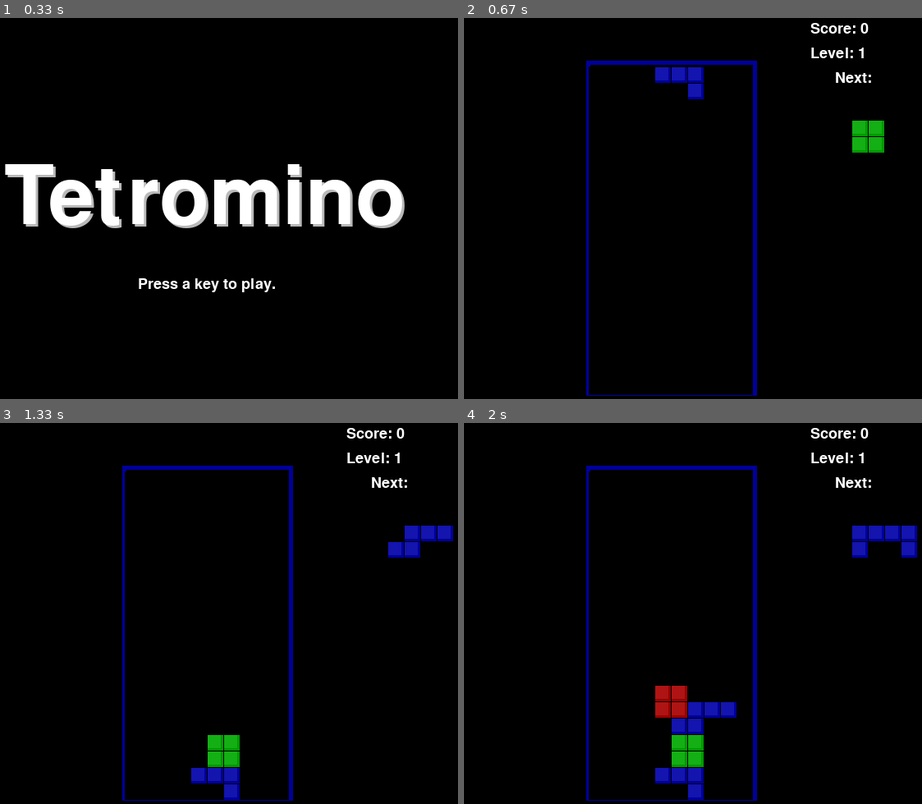
Above: before the commit, frames 1-4 (two rows, left to right).
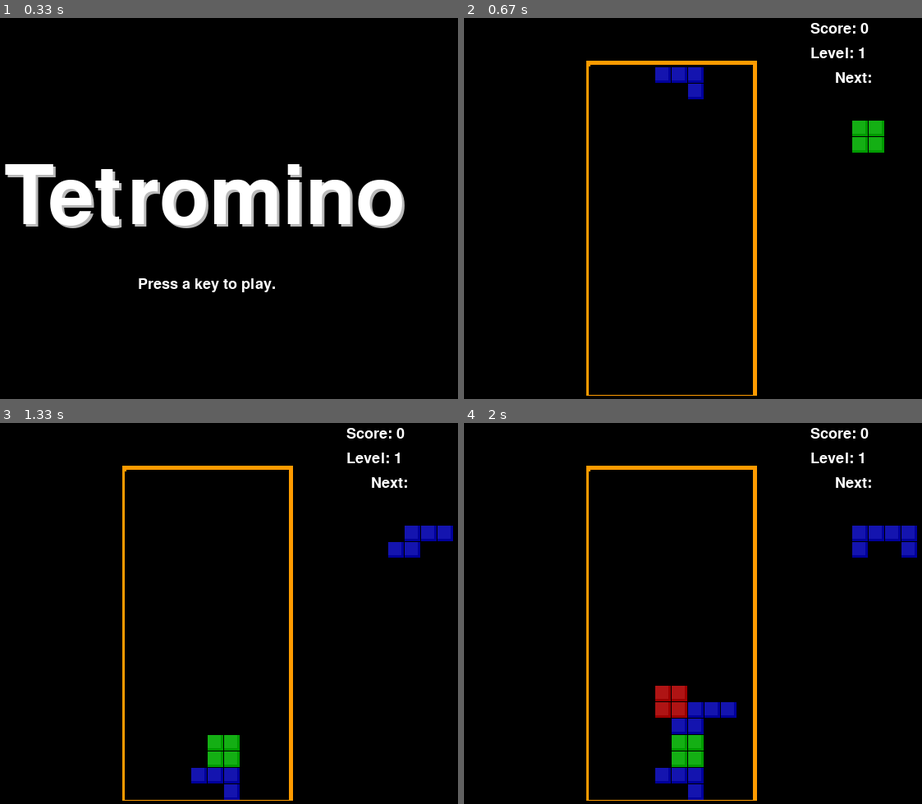
Above: after the commit, the same moments.

Repository: chesskomame/pygame
Game: pygame game, started from tetrominSHo.py
Same seed, same stepped clock (60 frames per second), same inputs: the game is played once before the commit and once after it.
Inputs:
- Up to frame 1 (0.33 s): no input
- Up to frame 2 (0.67 s): tap Enter at 0.33 s
- Up to frame 3 (1.33 s): tap Space at 0.67, 1.07 s; hold Right from 1 s (still down)
- Up to frame 4 (2 s): tap Space at 1.37, 1.9 s; release Right at 1.47 s; hold Right from 1.83 s (still down)

Frame 1 is identical in both runs. In frame 2, 1.7% of the frame differs, in the area x 26-64%, y 11-100%; in frame 3, 1.7%; in frame 4, 1.7%.

Commit message:
changed frame color to orange and added the two needed music files

Diff:
--- a/tetrominSHo.py
+++ b/tetrominSHo.py
@@ -34,8 +34,9 @@
 LIGHTBLUE   = ( 20,  20, 175)
 YELLOW      = (155, 155,   0)
 LIGHTYELLOW = (175, 175,  20)
-
-BORDERCOLOR = BLUE
+ORANGE      = (255, 155,   0)
+
+BORDERCOLOR = ORANGE #border color orange
 BGCOLOR = BLACK
 TEXTCOLOR = WHITE
 TEXTSHADOWCOLOR = GRAY
Not shown, added: tetrisb.mid
Not shown, added: tetrisc.mid
